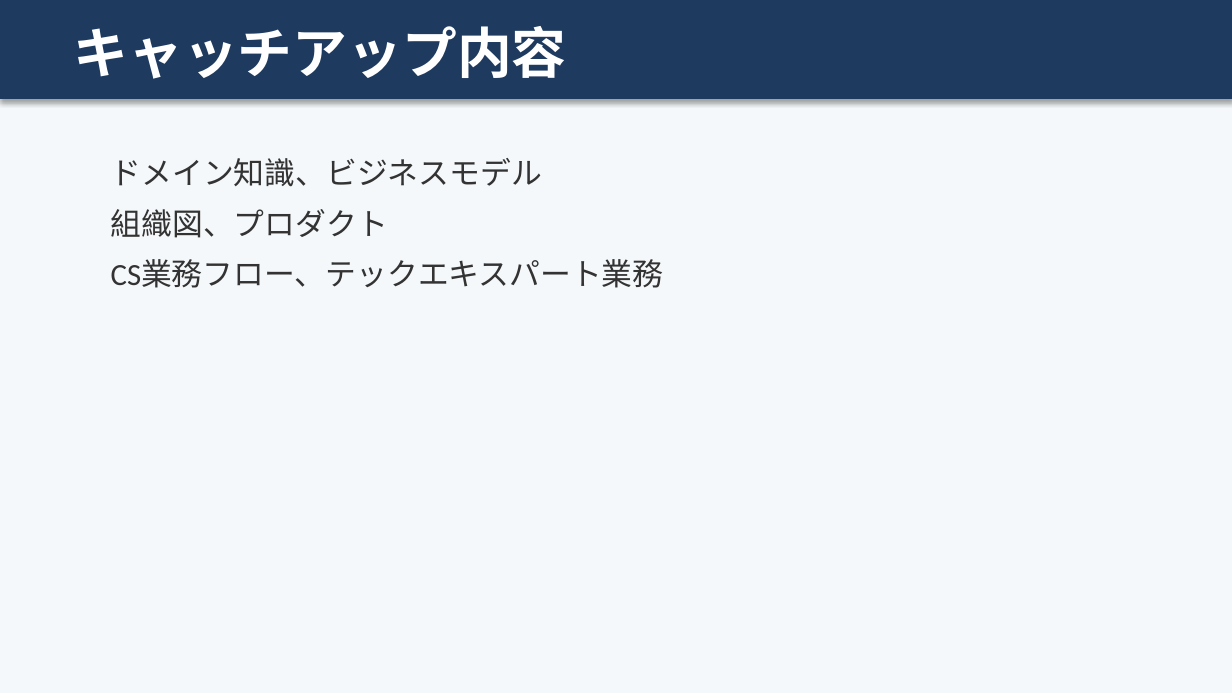
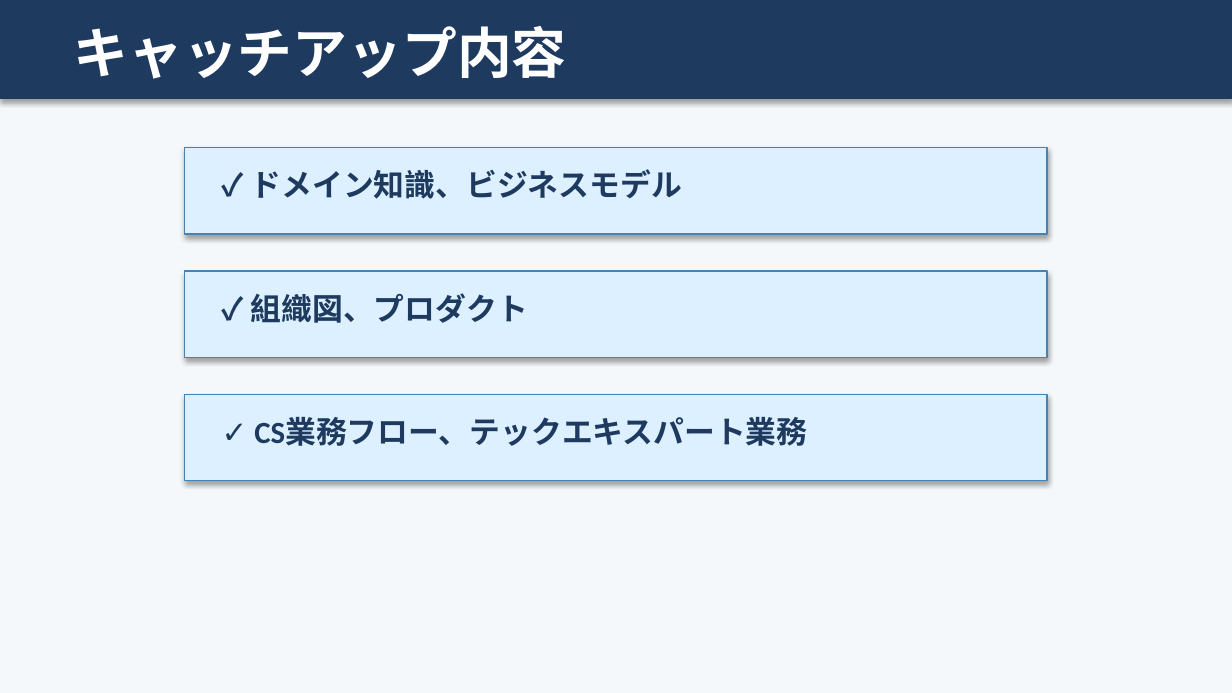
Before and after one commit to shoichitsuno-collab/MySpace_Shoichi-Tsuno, a slide deck: slide 9 of 匠技研工業プロジェクト_オンボーディング計画.pptx. Drawn at 1232x693 pixels with LibreOffice and Linux fonts; fonts in the diff are those of the drawing. Boxes give left, top, right and bottom in pixels: in the first picture for what was removed or moved away, otherwise in the second. Text is boxed around its words. In the diff, an @@ line names an element or a change of style, - is before the commit and + after.

```diff
--- a/匠技研工業プロジェクト_オンボーディング計画.pptx
+++ b/匠技研工業プロジェクト_オンボーディング計画.pptx
@@ rectangle added at <box>185,148,1047,234</box>, fill #DCF0FF, outline #4682B4 0.75 pt @@
@@ text added at <box>251,169,682,199</box>, 18 pt, text #1E3A5F, bold @@
+✓ ドメイン知識、ビジネスモデル
@@ rectangle added at <box>185,271,1047,357</box>, fill #DCF0FF, outline #4682B4 0.75 pt @@
@@ text added at <box>251,293,528,323</box>, 18 pt, text #1E3A5F, bold @@
+✓ 組織図、プロダクト
@@ rectangle added at <box>185,394,1047,480</box>, fill #DCF0FF, outline #4682B4 0.75 pt @@
@@ text at <box>285,417,807,446</box>: text changed; text colour #333333 to #1E3A5F; bold on @@
-ドメイン知識、ビジネスモデル
-組織図、プロダクト
-CS業務フロー、テックエキスパート業務
+✓ CS業務フロー、テックエキスパート業務
```
Also in this commit, not shown: 12 other slides changed.
